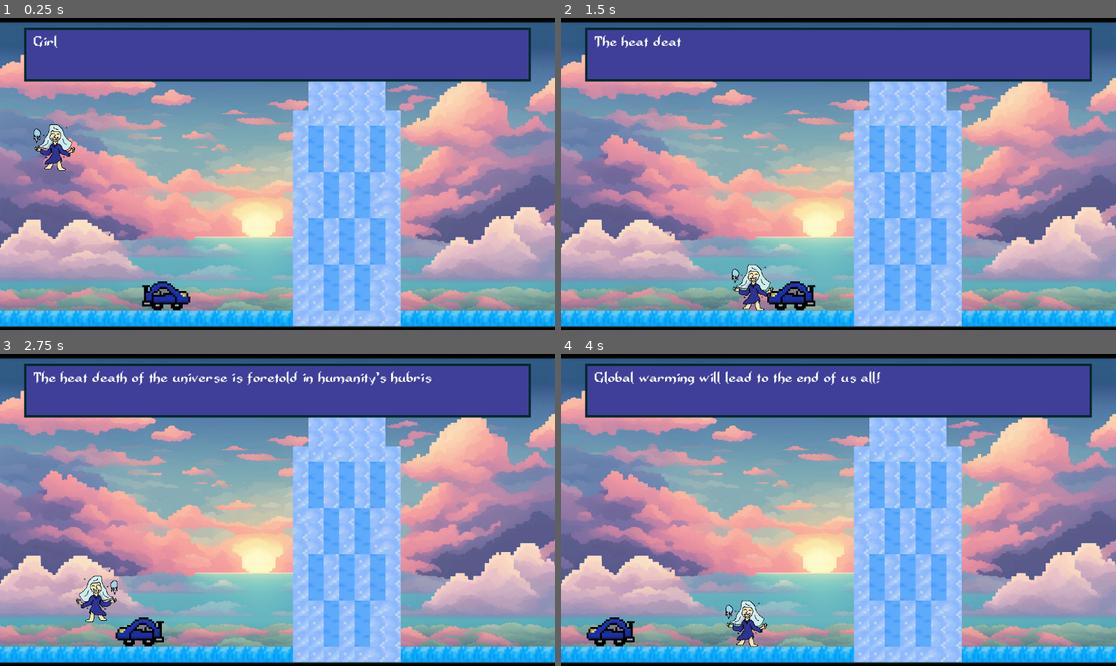
Above: before the commit, frames 1-4 (two rows, left to right).
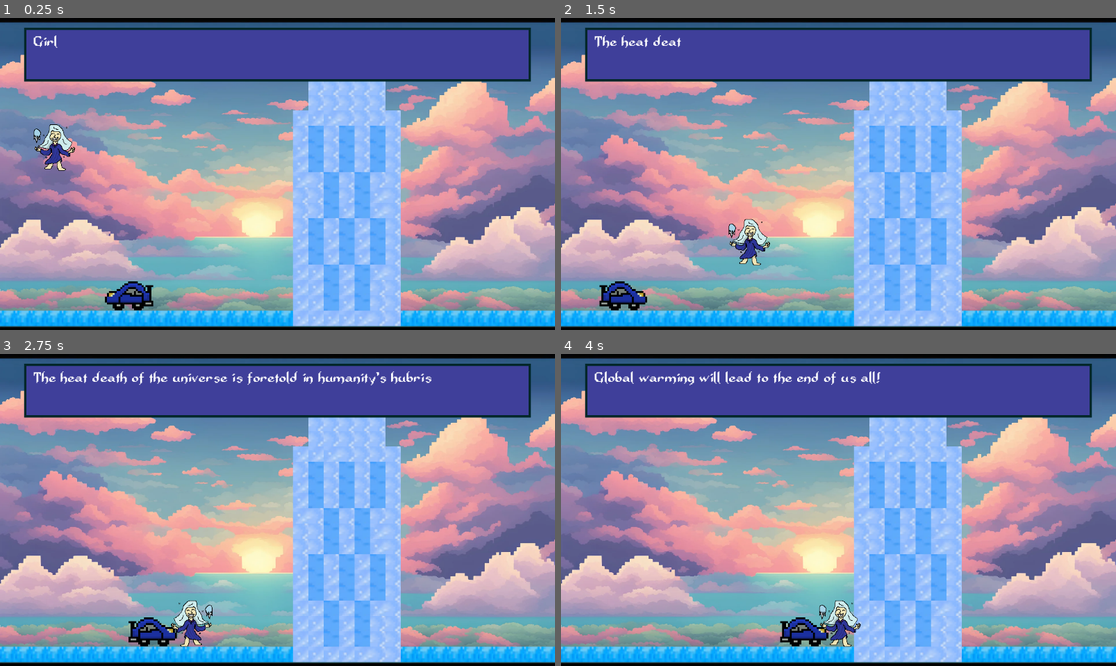
Above: after the commit, the same moments.

Repository: milesmercer04/hackathon-2024
Game: Godot game, scene res://main.tscn
The game is run twice, just before and just after one commit, with the same random seed, the same clock (stepped at 60 frames per second) and the same inputs.
Inputs:
- Up to frame 1 (0.25 s): no input
- Up to frame 2 (1.5 s): tap Enter (ui_accept) at 0.5, 0.77 s; hold Right (ui_right) from 0.53 s (still down)
- Up to frame 3 (2.75 s): tap Enter (ui_accept) at 1.52 s; release Right (ui_right) at 2.03 s; hold Left (ui_left) from 2.03 s (still down)
- Up to frame 4 (4 s): release Left (ui_left) at 2.78 s; hold Right (ui_right) from 2.78 s (still down); tap Enter (ui_accept) at 3.02, 3.77 s

The runs differ from the first frame. In frame 1, 1.0% of the frame differs, in the area x 18-35%, y 84-94%; in frame 2, 2.4%; in frame 3, 1.8%; in frame 4, 2.4%, in the area x 4-55%, y 79-94%.

Commit message:
Added some basic colision detection to the car object

Diff:
--- a/global-colding/Sub-scenes/Car/car.gd
+++ b/global-colding/Sub-scenes/Car/car.gd
@@ -20,6 +20,20 @@
 		velocity.x = SPEED * direction
 		move_and_slide()				# Apply velocity to move Car
 
+
 func freeze():
 	$Sprite2D.modulate = Color(5, 5, 7, 0.6) # blue shade
+	velocity.x = 0
 	frozen = true
+
+
+func _on_area_2d_body_entered(body: Node2D) -> void:
+	if body.name == "Ice Bolt":
+		return
+	if body.name == "Player Character":
+		body.die()
+	else:
+		direction *= -1
+		$Sprite2D.scale.x *= -1
+		velocity.x = SPEED * direction
+		move_and_slide()
--- a/global-colding/Sub-scenes/Car/car.tscn
+++ b/global-colding/Sub-scenes/Car/car.tscn
@@ -19,4 +19,11 @@
 position = Vector2(1.5, -1)
 shape = SubResource("RectangleShape2D_fg564")
 
+[node name="Area2D" type="Area2D" parent="."]
+
+[node name="CollisionShape2D" type="CollisionShape2D" parent="Area2D"]
+position = Vector2(1.5, -1)
+shape = SubResource("RectangleShape2D_fg564")
+
 [connection signal="ready" from="." to="." method="_on_ready"]
+[connection signal="body_entered" from="Area2D" to="." method="_on_area_2d_body_entered"]
